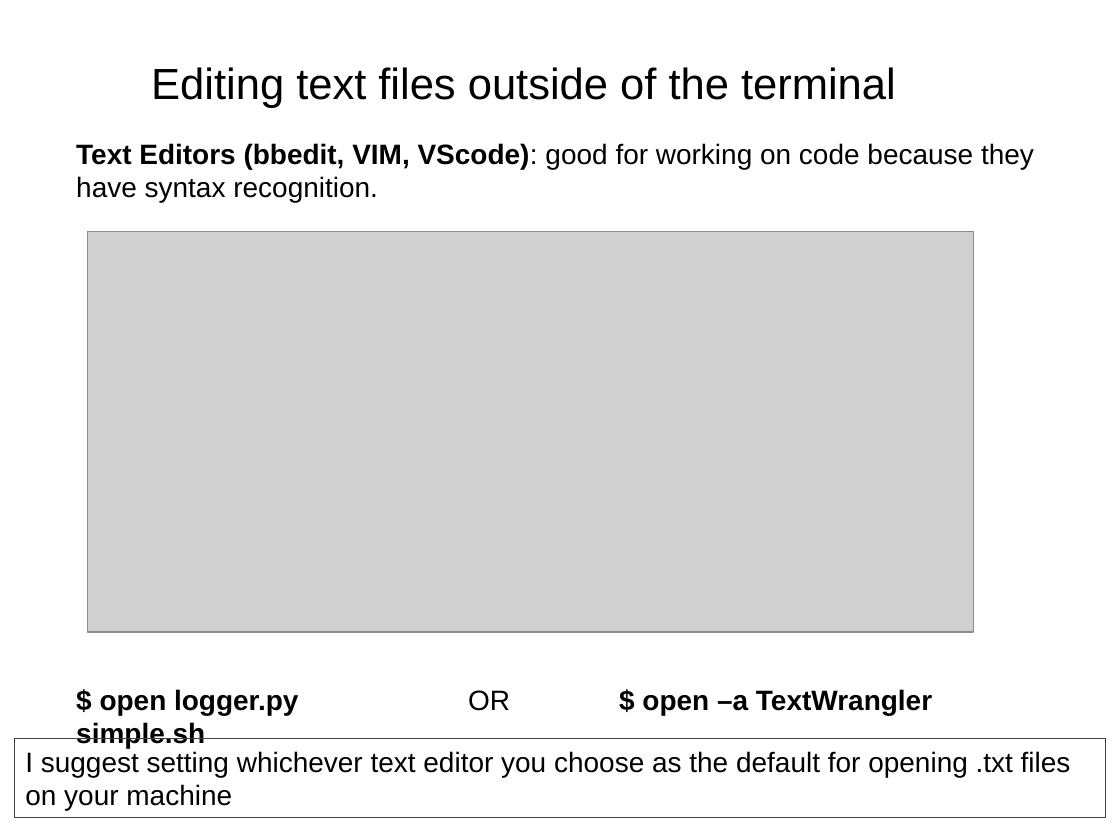
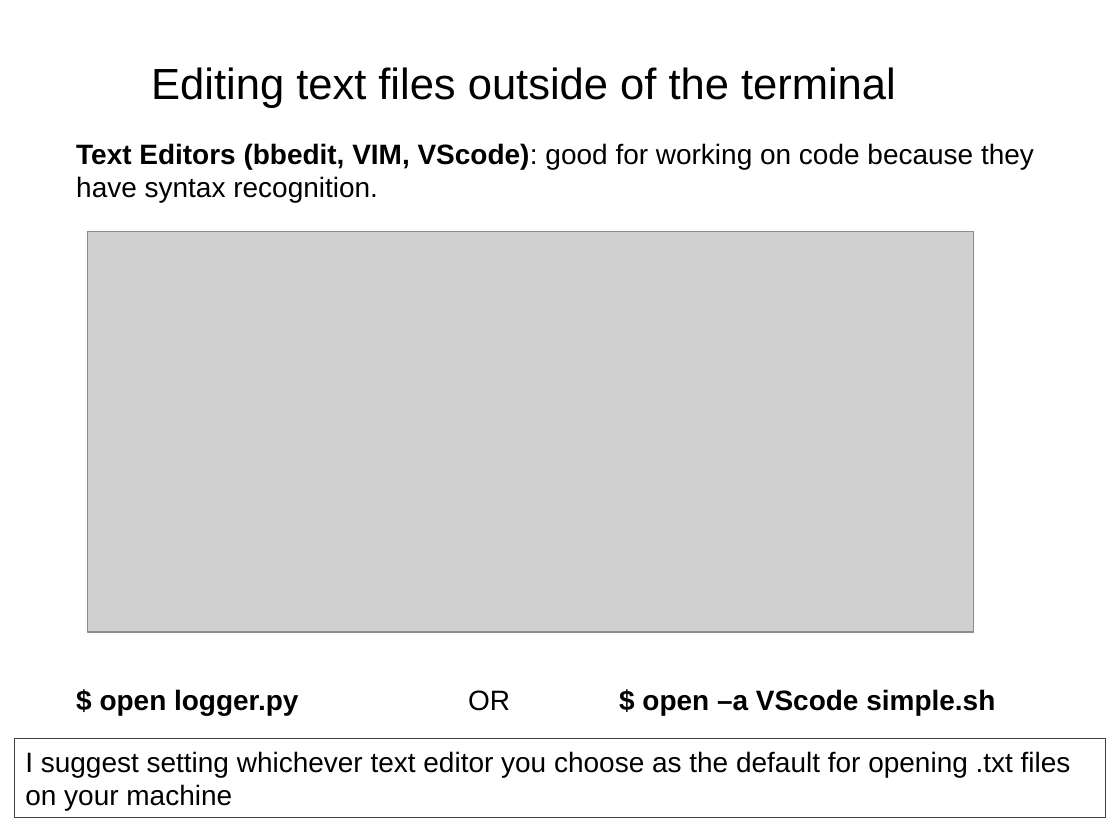
Before and after one commit to tparchman/F26_BIOL792, a slide deck: slide 13 of week2_LinuxII/week2.pptx. Drawn at 1120x840 pixels with LibreOffice and Linux fonts; fonts in the diff are those of the drawing; grey boxes stand for pictures. Boxes give left, top, right and bottom in pixels: in the first picture for what was removed or moved away, otherwise in the second. Text is boxed around its words. In the diff, an @@ line names an element or a change of style, - is before the commit and + after.

```diff
--- a/week2_LinuxII/week2.pptx
+++ b/week2_LinuxII/week2.pptx
@@ text at box(100, 689, 995, 715): text changed @@
-$ open logger.py OR $ open –a TextWrangler simple.sh
+$ open logger.py OR $ open –a VScode simple.sh
```
Also in this commit, not shown: 6 other slides changed, 23 other files.
